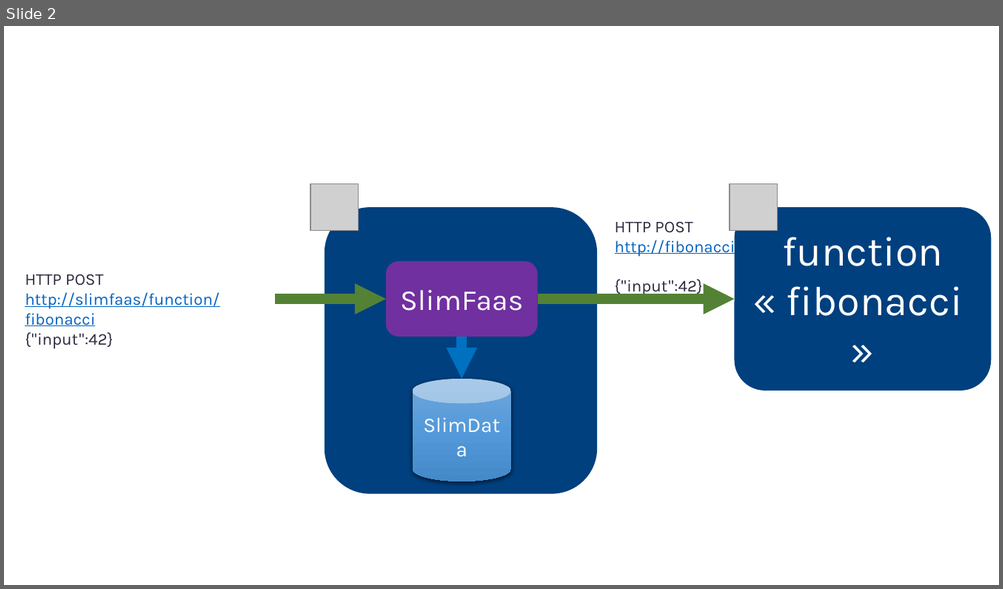
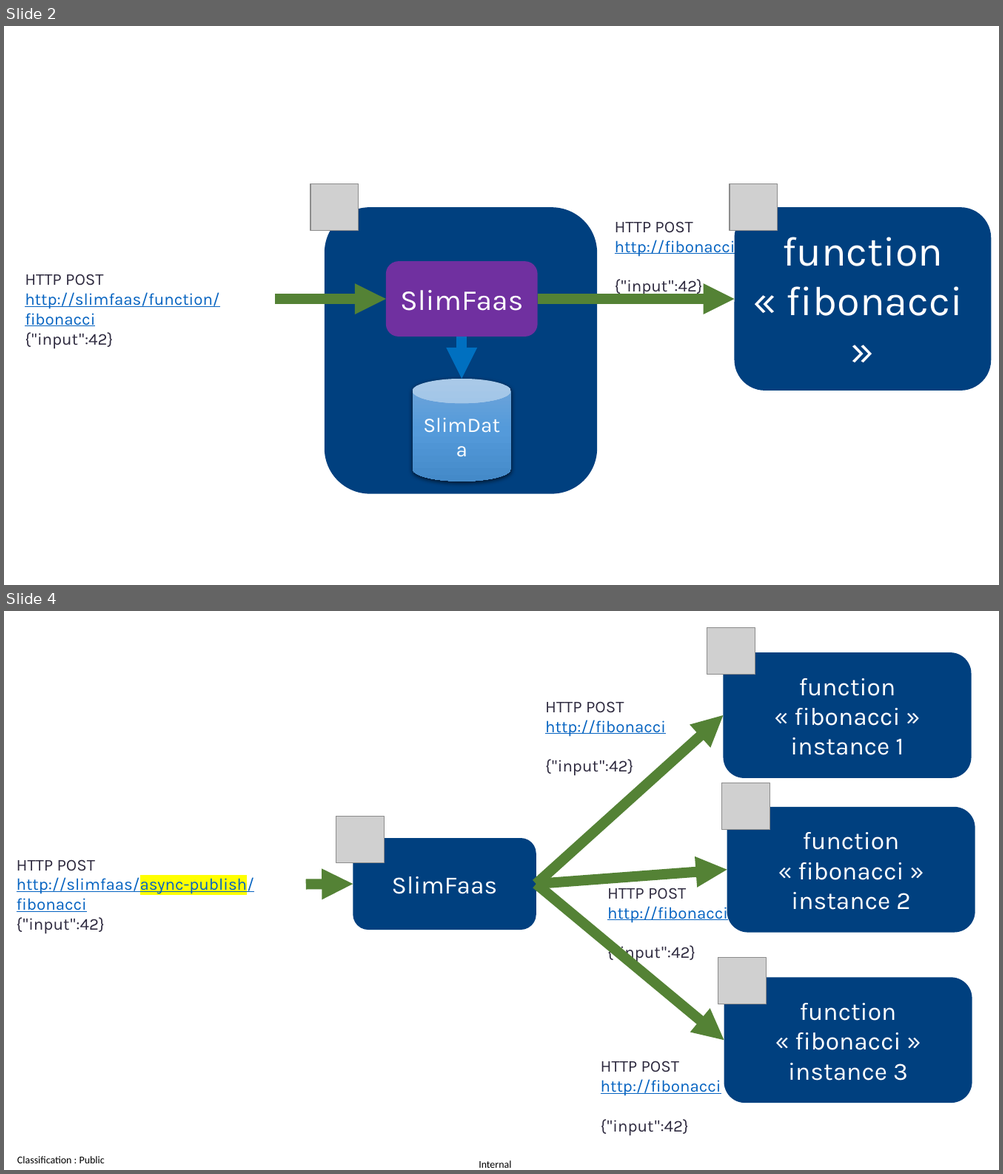
Before and after one commit to AxaFrance/SlimFaas, a slide deck: documentation/slimfaas.pptx. Shown one above the other, each under a label of ours: slide 2 before the commit, slides 2 and 4 after it; the slides between them are not shown. The pictures are 1003x589 and 1003x1174 pixels, drawn with LibreOffice and Linux fonts; fonts in the diff are those of the drawing; grey boxes stand for pictures. Boxes give left, top, right and bottom in pixels: in the first picture for what was removed or moved away, otherwise in the second. Text is boxed around its words. In the diff, an @@ line names an element or a change of style, - is before the commit and + after.

```diff
--- a/documentation/slimfaas.pptx
+++ b/documentation/slimfaas.pptx
@@ slide 4 added at <box>4,611,999,1170</box>, background #FFFFFF @@
@@ picture added at <box>707,628,754,675</box> @@
@@ rounded rectangle added at <box>723,652,971,778</box>, fill #003F7F, 24 pt, text #FFFFFF @@
+function « fibonacci » instance 1
@@ arrow added from (536, 884) to (723, 715), #548235 10 pt @@
@@ text added at <box>545,701,666,776</box>, 16 pt, text #2D293E @@
+HTTP POST
+http://fibonacci
+{"input":42}
@@ picture added at <box>722,783,769,830</box> @@
@@ rounded rectangle added at <box>727,807,975,933</box>, fill #003F7F, 24 pt, text #FFFFFF @@
+function « fibonacci » instance 2
@@ picture added at <box>336,816,384,863</box> @@
@@ rounded rectangle added at <box>353,839,537,931</box>, fill #003F7F, 24 pt, text #FFFFFF @@
+SlimFaas
@@ text added at <box>17,860,254,934</box>, 16 pt, text #0563C1, underline @@
+HTTP POST
+http://slimfaas/async-publish/fibonacci
+{"input":42}
@@ arrow added from (536, 884) to (727, 870), #548235 10 pt @@
@@ arrow added from (306, 885) to (353, 884), #548235 10 pt @@
@@ arrow added from (536, 884) to (724, 1041), #548235 10 pt @@
@@ text added at <box>607,883,728,963</box>, 16 pt, text #2D293E @@
+HTTP POST
+http://fibonacci
+{"input":42}
@@ picture added at <box>718,958,765,1005</box> @@
@@ rounded rectangle added at <box>724,977,972,1102</box>, fill #003F7F, 24 pt, text #FFFFFF @@
+function « fibonacci » instance 3
@@ text added at <box>600,1061,721,1136</box>, 16 pt, text #2D293E @@
+HTTP POST
+http://fibonacci
+{"input":42}
@@ text added at <box>17,1156,105,1164</box>, 10 pt, text #000000 @@
+Classification : Public
@@ text added at <box>478,1161,511,1168</box>, 10 pt, text #000000 @@
+Internal
```
Also in this commit, not shown: 1 slide changed, 4 other files.
